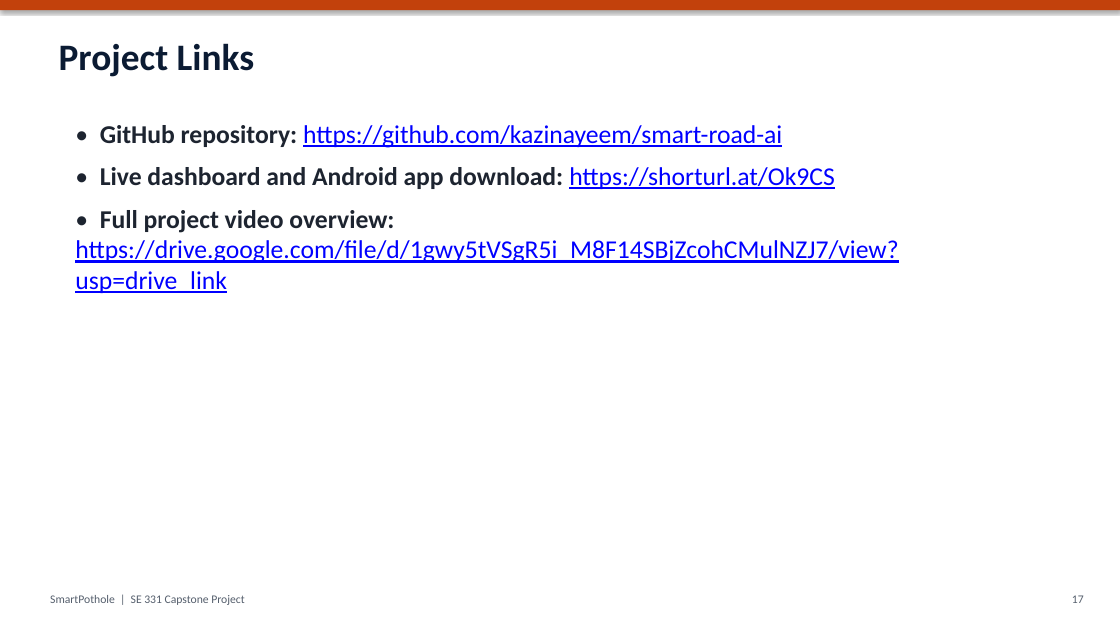
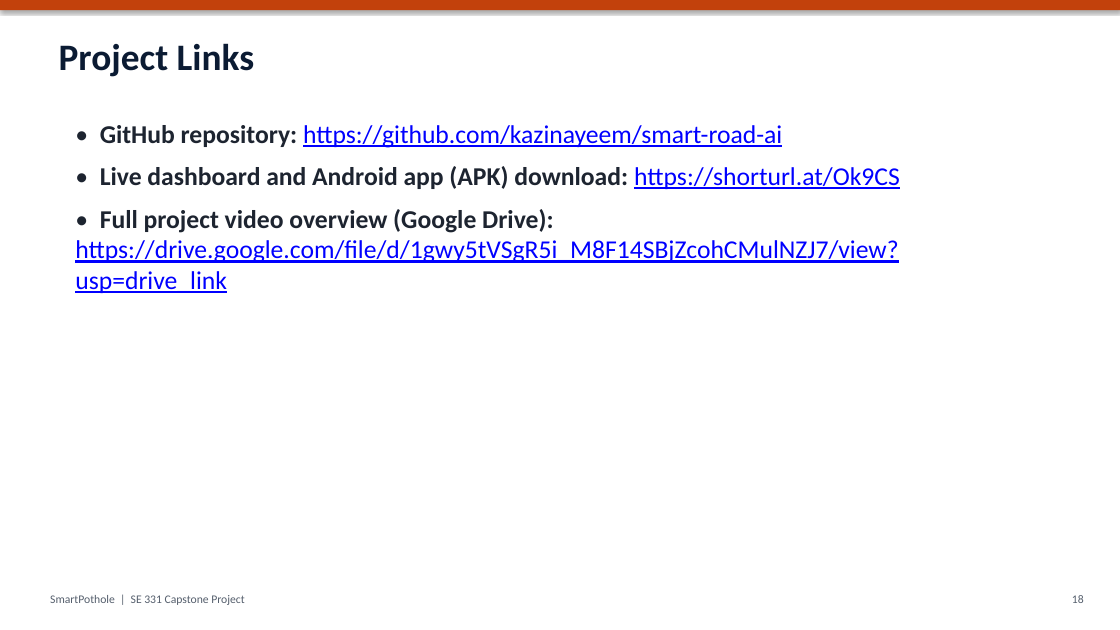
Before and after one commit to kazinayeem/smart-road-ai, a slide deck: slide 18 of documentation/submission/06_Presentation_Slides.pptx (slide 17 before the commit). Drawn at 1120x630 pixels with LibreOffice and Linux fonts; fonts in the diff are those of the drawing. Boxes give left, top, right and bottom in pixels: in the first picture for what was removed or moved away, otherwise in the second. Text is boxed around its words. In the diff, an @@ line names an element or a change of style, - is before the commit and + after.

Commit message:
docs: add project links, discussion date and contribution statement
- every cover page and a "Project Links" page list the GitHub repo,
  live dashboard / Android APK link and the Google Drive video
- links also added in the SRS results, references and conclusion, the
  proposal, the code documentation build section, the diagrams intro,
  the discussion summary and the title and links slides
- group discussion dated 22/11/2026, presented as topics led by
  Mohammad Ali Nayeem
- team and contribution statement in every document and the slides:
  all work by Mohammad Ali Nayeem; other members attended the discussion only

```diff
--- a/documentation/submission/06_Presentation_Slides.pptx
+++ b/documentation/submission/06_Presentation_Slides.pptx
@@ text at <box>75,166,900,293</box>: text changed @@
-• Live dashboard and Android app download: https://shorturl.at/Ok9CS
-• Full project video overview: https://drive.google.com/file/d/1gwy5tVSgR5i_M8F14SBjZcohCMulNZJ7/view?usp=drive_link
+• Live dashboard and Android app (APK) download: https://shorturl.at/Ok9CS
+• Full project video overview (Google Drive): https://drive.google.com/file/d/1gwy5tVSgR5i_M8F14SBjZcohCMulNZJ7/view?usp=drive_link
@@ text at <box>1072,595,1084,603</box>: text changed @@
-17
+18
```
Also in this commit, not shown: 1 other slide changed, 1 slide added, 19 other files.
